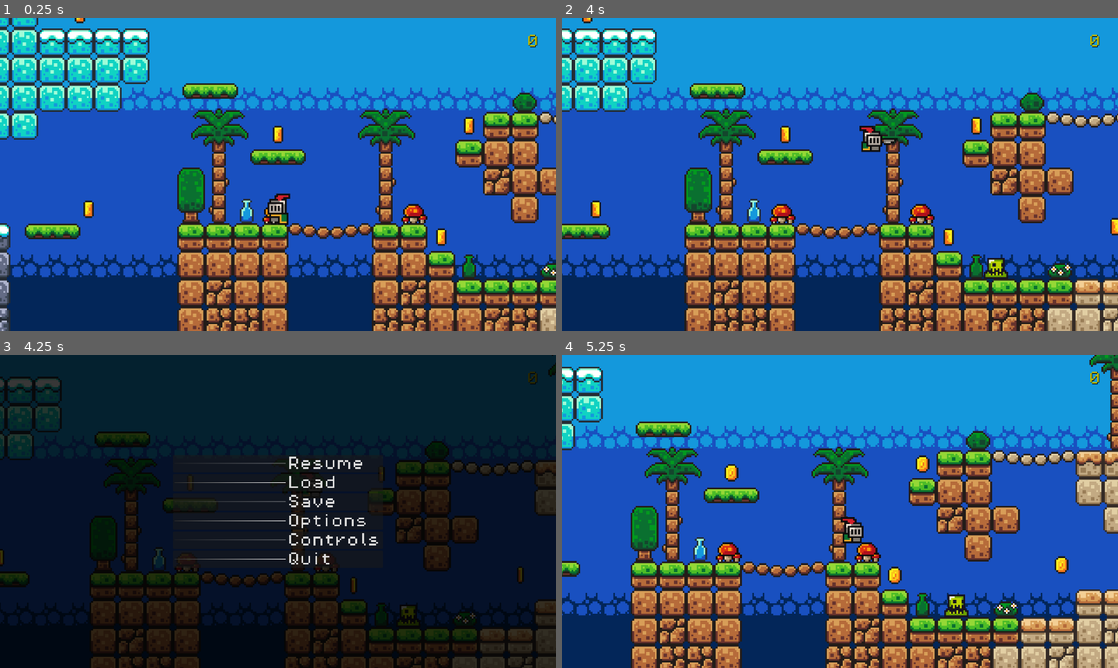
Above: before the commit, frames 1-4 (two rows, left to right).
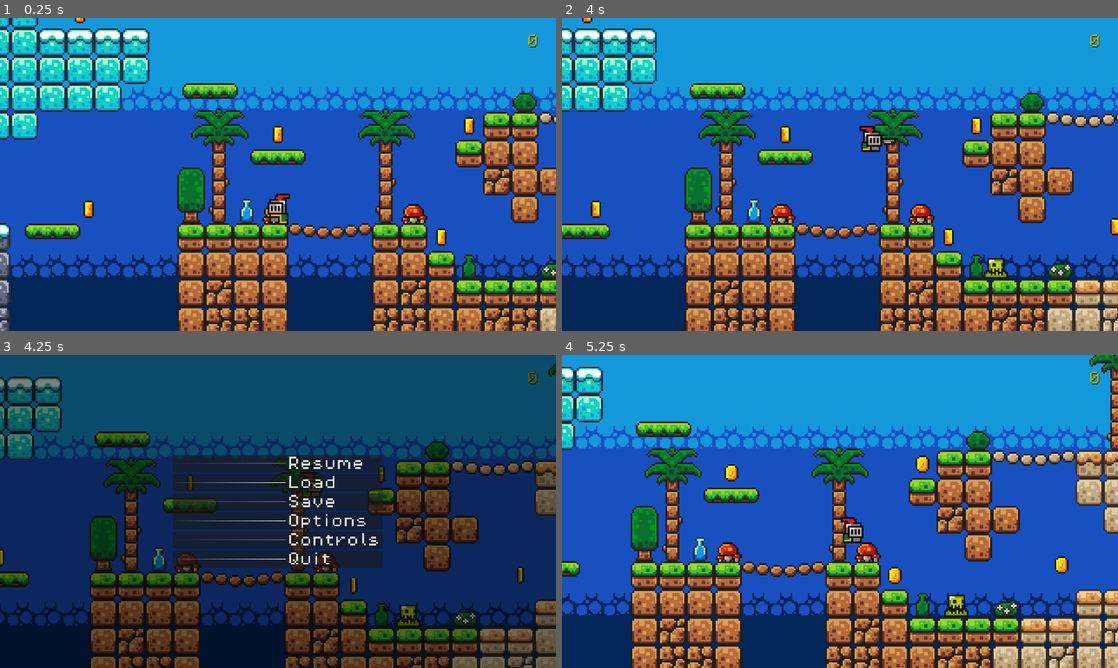
Above: after the commit, the same moments.

Repository: ochocss/test-game
Game: Godot game, scene res://scenes/green_area.tscn
The game is run twice, just before and just after one commit, with the same random seed, the same clock (stepped at 60 frames per second) and the same inputs.
Inputs (mouse positions are in pixels of both pictures, inside the frame that each line leads up to):
- Up to frame 1 (0.25 s): no input
- Up to frame 2 (4 s): tap Enter at 0.5 s; move the mouse to (962, 158) at 0.52 s; hold D (move_right) 0.53-1.25 s; tap Q (attack) at 0.6, 2.1, 3.6 s; click (962, 158) at 0.67 s; tap W (jump) at 0.77, 3.77 s; drag from (728, 190) to (878, 171) at 1.27 s; move the mouse to (895, 105) at 2.02 s; hold A (move_left) 2.03-2.75 s; drag from (812, 237) to (995, 124) at 2.77 s; move the mouse to (1006, 221) at 3.52 s; hold D (move_right) from 3.53 s (still down)
- Up to frame 3 (4.25 s): keep holding D (move_right); tap Escape (esc) at 4.15 s
- Up to frame 4 (5.25 s): release D (move_right) at 4.25 s; drag from (673, 464) to (945, 473) at 4.27 s; click "Resume" at 5 s

Frames 1-2 are identical in both runs. In frame 3, 80% of the frame differs, in the area x 0-100%, y 0-100%; in frame 4, nothing differs.

Commit message:
Fix menu background

Diff:
--- a/test-game/scenes/options_menu.tscn
+++ b/test-game/scenes/options_menu.tscn
@@ -45,10 +45,9 @@
 layout_mode = 2
 theme_override_fonts/font = ExtResource("2_oenu3")
 theme_override_font_sizes/font_size = 24
+selected = 0
 item_count = 3
-selected = 0
 popup/item_0/text = "Exclusive Fullscreen"
-popup/item_0/id = 0
 popup/item_1/text = "Fullscreen"
 popup/item_1/id = 1
 popup/item_2/text = "Windowed"
--- a/test-game/scenes/pause_menu.tscn
+++ b/test-game/scenes/pause_menu.tscn
@@ -23,10 +23,20 @@
 script = ExtResource("1_fm21r")
 
 [node name="OpacitySprite" type="Sprite2D" parent="."]
+visible = false
 self_modulate = Color(1, 1, 1, 0.784314)
 position = Vector2(767.5, 360)
 scale = Vector2(10.0327, 8.47059)
 texture = ExtResource("1_v2yer")
+
+[node name="ColorRect" type="ColorRect" parent="."]
+layout_mode = 1
+anchors_preset = 15
+anchor_right = 1.0
+anchor_bottom = 1.0
+grow_horizontal = 2
+grow_vertical = 2
+color = Color(0, 0, 0, 0.509804)
 
 [node name="ControlsMenu" parent="." instance=ExtResource("4_f0x3y")]
 layout_mode = 1
